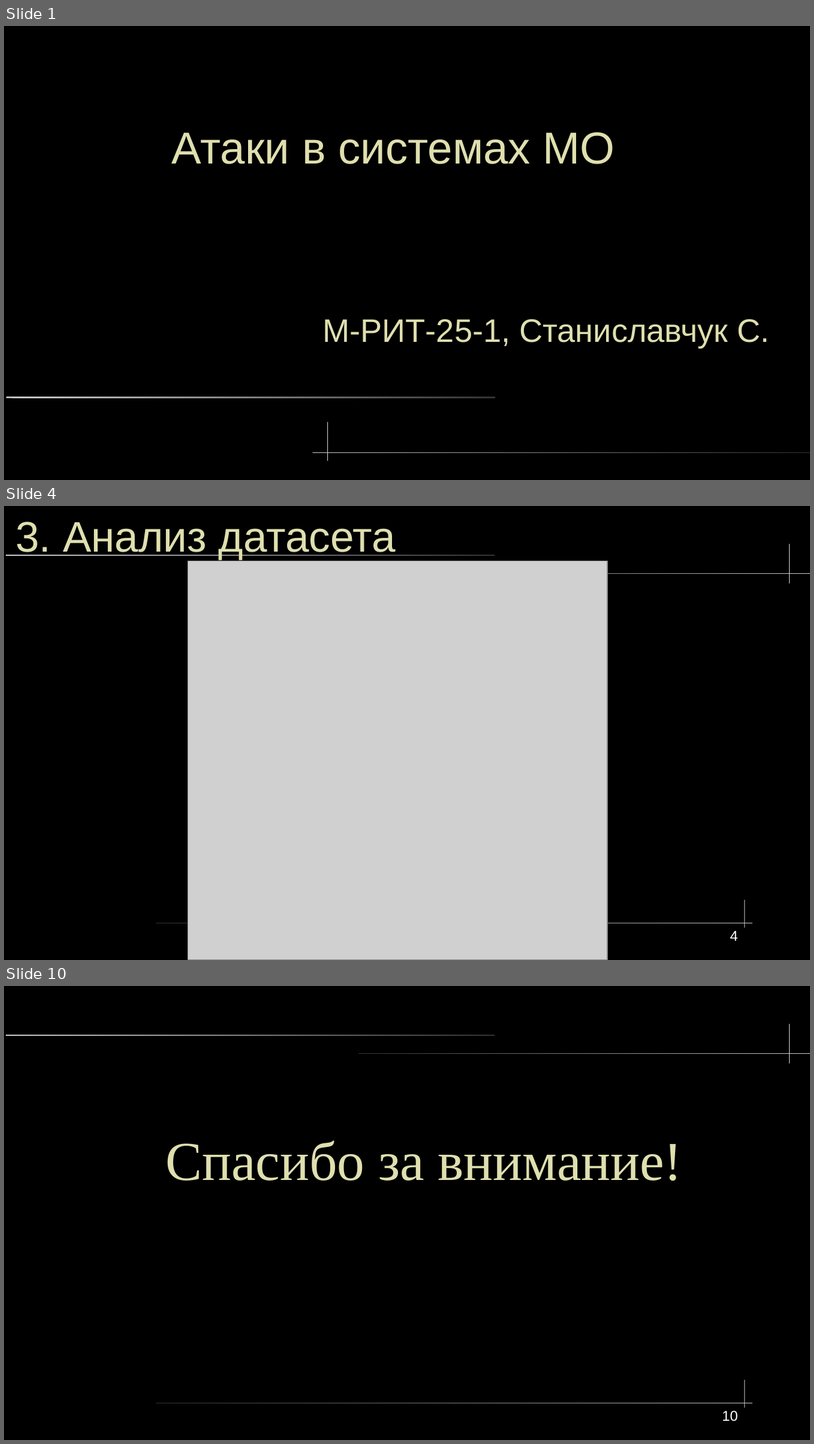
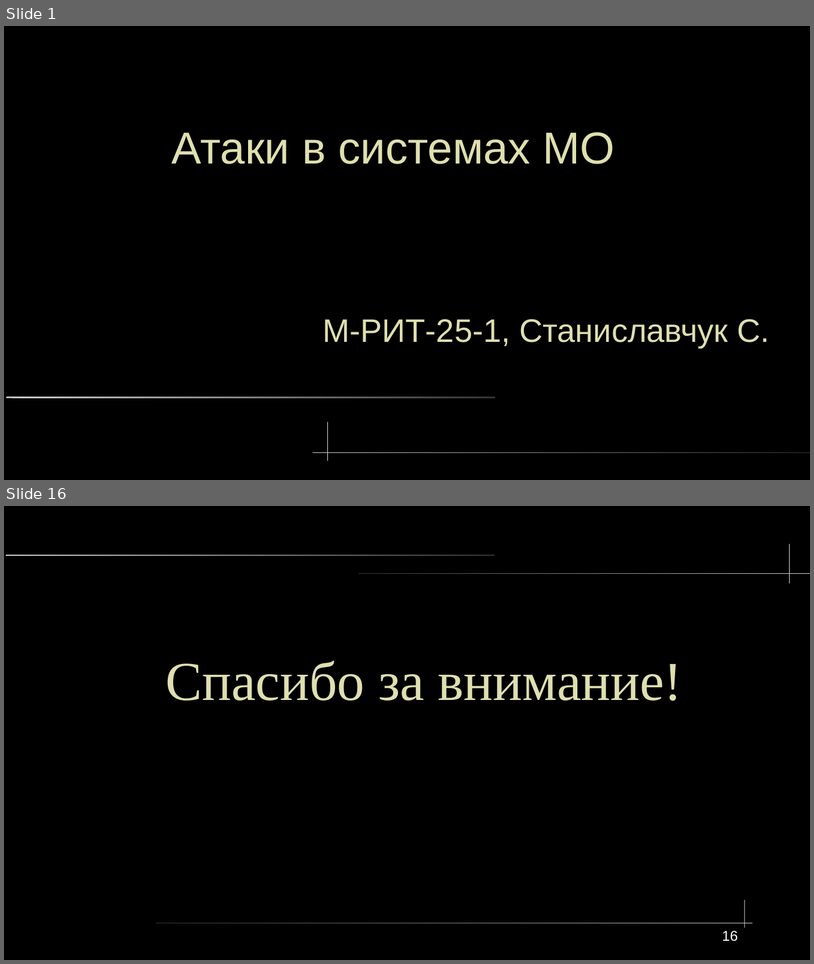
Before and after one commit to lxvevery1/LSTU_MAG, a slide deck: 5_1/ML/lab/coursework/presentation/ProjectOrg.odp. Shown one above the other, each under a label of ours: slides 1, 4 and 10 before the commit, slides 1 and 16 after it; the slides between them are not shown. The pictures are 814x1444 and 814x964 pixels, drawn with LibreOffice and Linux fonts; fonts in the diff are those of the drawing; grey boxes stand for pictures. Boxes give left, top, right and bottom in pixels: in the first picture for what was removed or moved away, otherwise in the second. Text is boxed around its words. In the diff, an @@ line names an element or a change of style, - is before the commit and + after.

```diff
--- a/5_1/ML/lab/coursework/presentation/ProjectOrg.odp
+++ b/5_1/ML/lab/coursework/presentation/ProjectOrg.odp
@@ slide 4 removed at (4, 506, 810, 960), background #000000; not listed: 5 template elements that a slide beside it also shows @@
@@ title removed at (15, 522, 396, 559) @@
-3. Анализ датасета
@@ picture removed at (188, 561, 608, 960) @@
@@ page number removed at (731, 930, 738, 940) @@
-4
@@ what was slide 10 is now slide 16 @@
@@ page number at (722, 930, 738, 941): text changed @@
-10
+16
```
Also in this commit, not shown: 2 slides changed, 13 slides added, 5 other slides removed, 4 other files.
